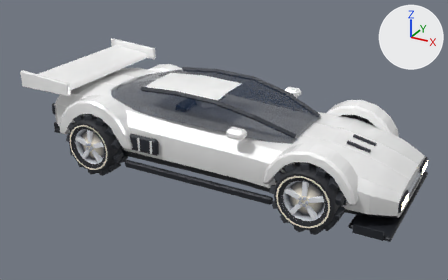
What one commit did to the glTF model ui/3d/aura-drift/v1/car-vektor.glb.
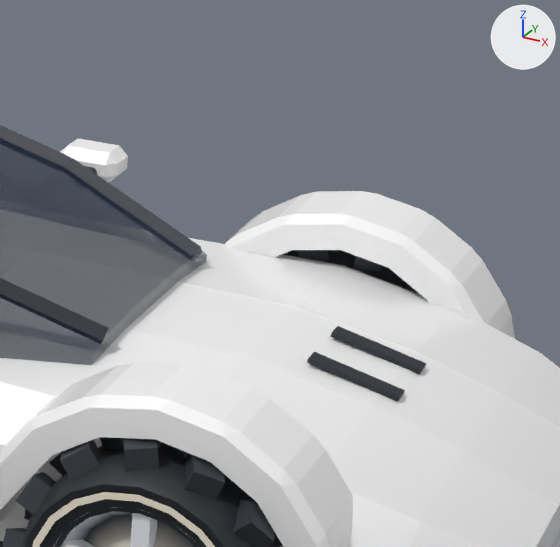
The first picture shows the older version from a 50 mm lens placed at (3.25, -6.02, 3.4), pointed at (-0.02, -0.06, 0.41). The close-ups show the older and then the newer version on the part from 60% to 92% of the width and 18% to 68% of the height of that picture. Only the edits that show in the close-ups are written down. Lighting does not change. The marker at upper right points along +X, +Y and +Z. Vertices at exactly the same position are counted once.

In view in the first close-up: 'body', 'wheel_fl', 'wheel_fr'.
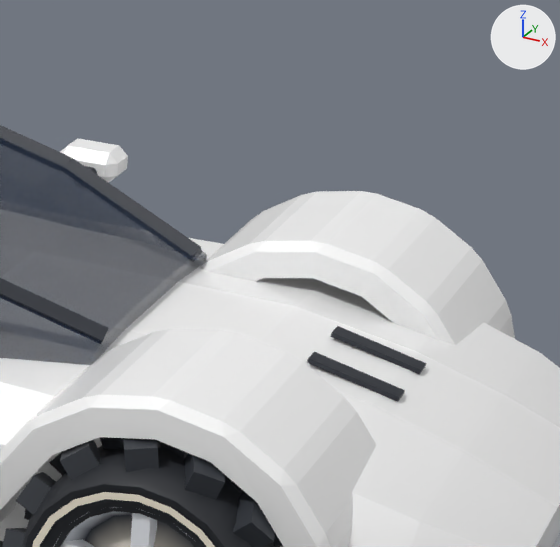
What differs and where, as boxes (x1, y1, x2, y2) in the close-ups (560 x 547 px; the box of a moved part takes in the faces that stretch with it):
part 1 of me_body, moved or reshaped: before (2, 363, 353, 547); after (2, 329, 376, 547)
part 2 of me_body, moved or reshaped: before (224, 191, 515, 339); after (200, 191, 515, 345)

The change in detail:
me_body has 1946 vertices, 3632 faces and spans x -2.37..2.23, y -0.9..0.9, z 0.1..1.15.
me_body is used by ob_body; location (0.0, 0.0, 0.0).
me_body part 1: all 54 vertices in x 0.86..1.84, y -0.61..-0.59, z 0.41..0.88 are moved by (0.0, 0.25, 0.0).
me_body part 2: all 54 vertices in x 0.86..1.84, y 0.59..0.61, z 0.41..0.88 are moved by (0.0, -0.25, 0.0).
